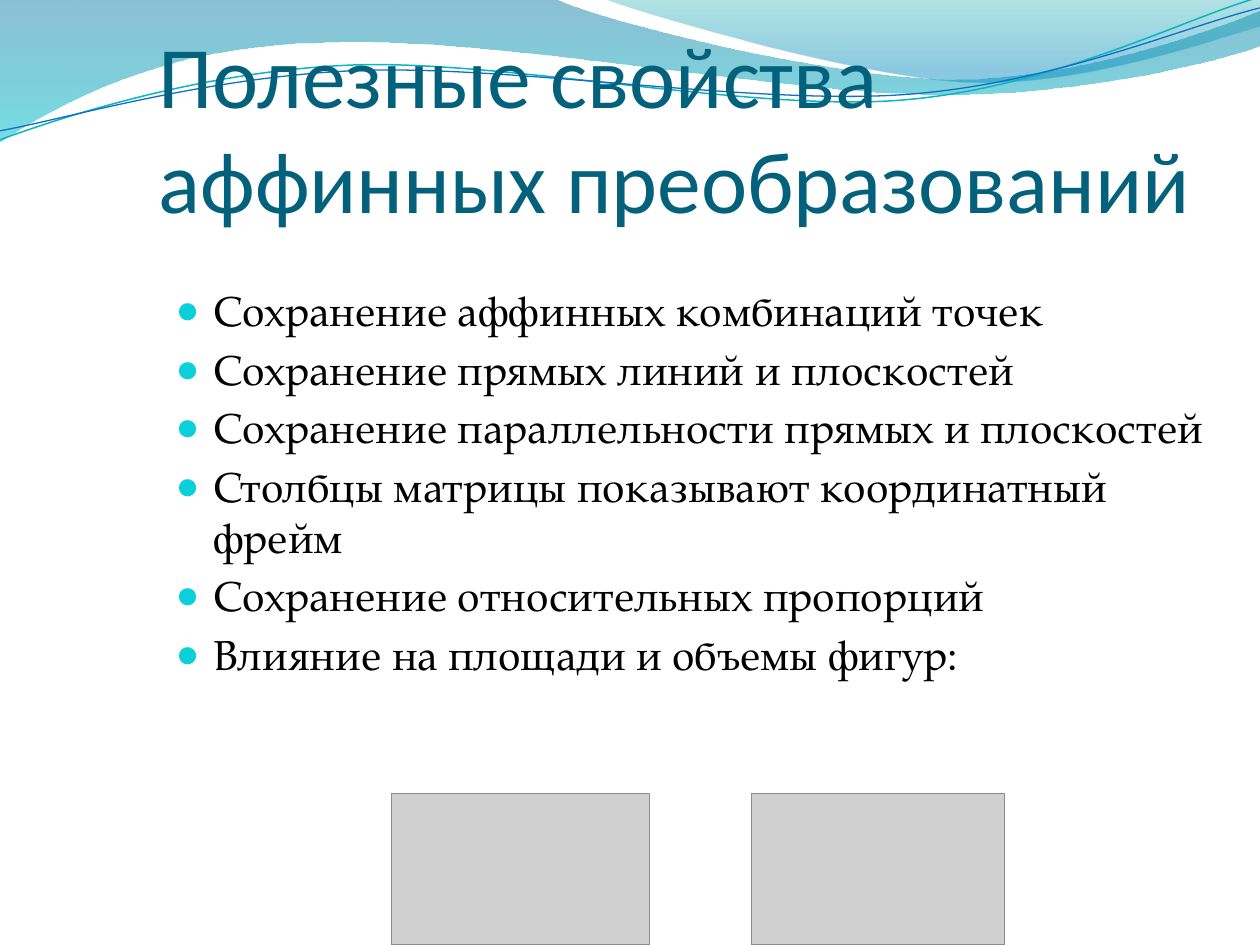
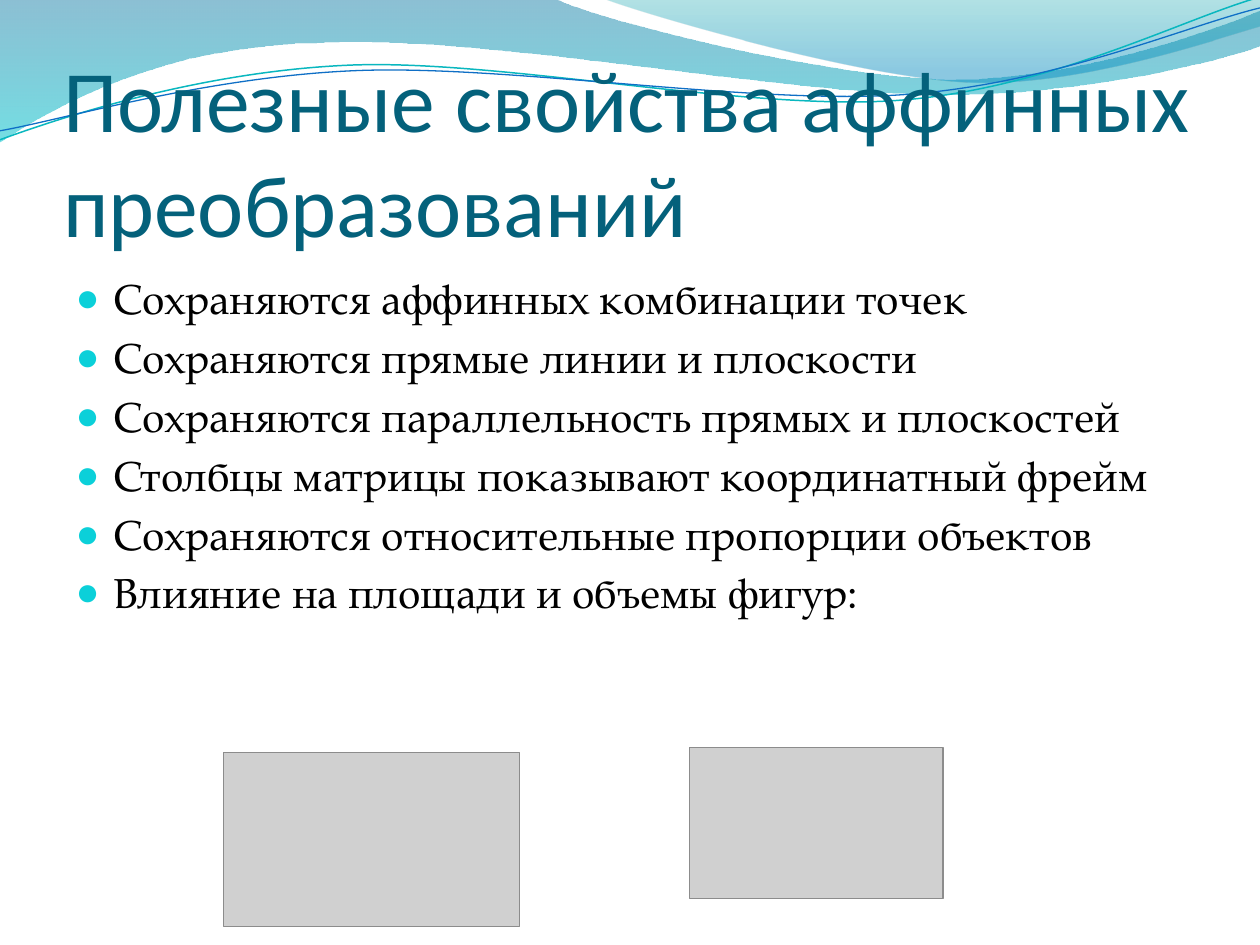
Before and after one commit to alexey-malov/cg-course, a slide deck: slide 90 of lectures/03 - Векторный анализ, трансформации и матрицы.pptx (slide 88 before the commit). Drawn at 1260x945 pixels with LibreOffice and Linux fonts; fonts in the diff are those of the drawing; grey boxes stand for pictures; background and template pictures are left out. Boxes give left, top, right and bottom in pixels: in the first picture for what was removed or moved away, otherwise in the second. Text is boxed around its words. In the diff, an @@ line names an element or a change of style, - is before the commit and + after.

```diff
--- a/lectures/03 - Векторный анализ, трансформации и матрицы.pptx
+++ b/lectures/03 - Векторный анализ, трансформации и матрицы.pptx
@@ title "Полезные свойства аффинных преобразований" rewrapped from (159, 35, 1190, 228) to (63, 59, 1190, 251) @@
@@ text "Сохраняются аффинных комбинации точек": place and size @@
-text "Сохраняются аффинных комбинации точек" at (213, 296, 1203, 681)
+text "Сохраняются аффинных комбинации точек" at (113, 284, 1148, 619)
@@ text at (113, 284, 1120, 443): text changed @@
-● Сохранение аффинных комбинаций точек
-● Сохранение прямых линий и плоскостей
-● Сохранение параллельности прямых и плоскостей
+● Сохраняются аффинных комбинации точек
+● Сохраняются прямые линии и плоскости
+● Сохраняются параллельность прямых и плоскостей
@@ text at (113, 520, 1092, 560): text changed @@
-● Сохранение относительных пропорций
+● Сохраняются относительные пропорции объектов
@@ picture: place and size @@
-picture at (751, 794, 1004, 945)
+picture at (689, 747, 942, 898)
@@ picture added at (223, 752, 519, 926) @@
@@ picture removed at (392, 794, 650, 945) @@
```
Also in this commit, not shown: 31 other slides changed, 5 slides added, 1 slide removed.
